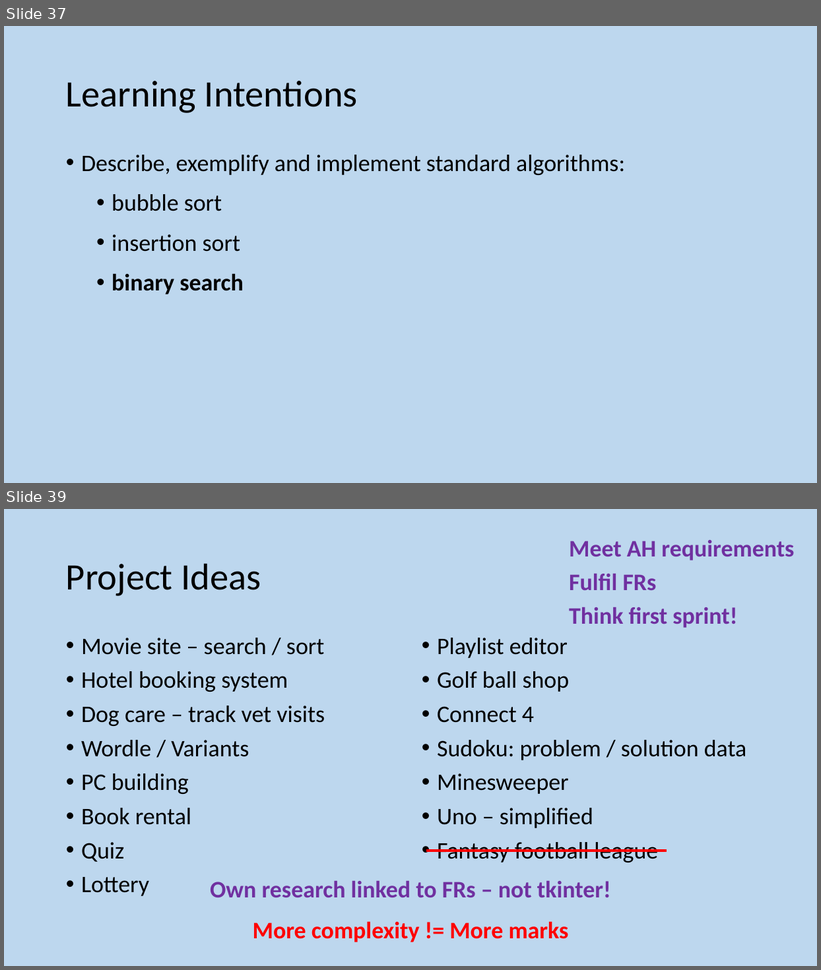
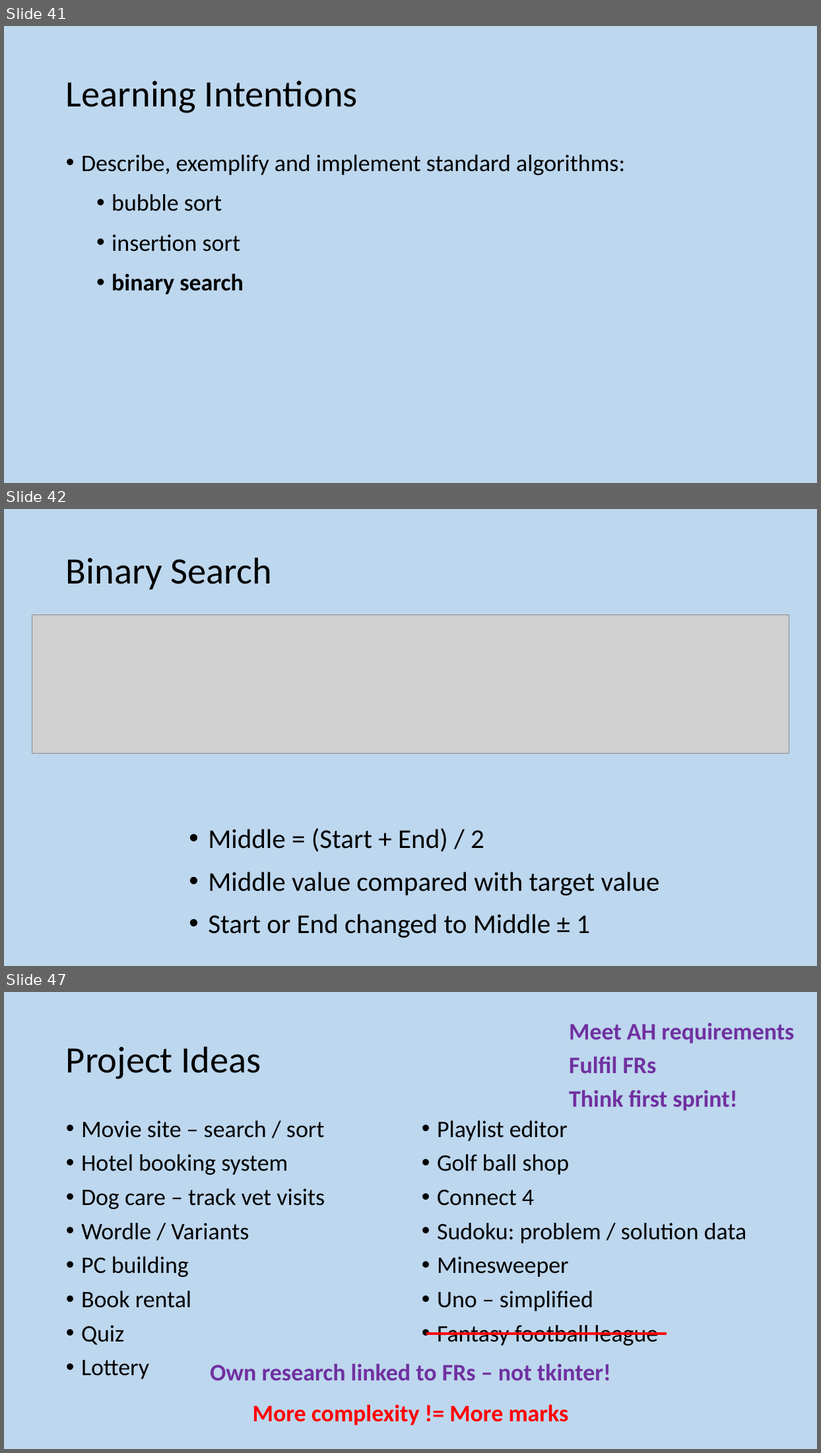
Before and after one commit to MrFriendCS/MrFriendCS.github.io, a slide deck: ah-cs/sdd/AH CS SDD Slides.pptx. Shown one above the other, each under a label of ours: slides 37 and 39 before the commit, slides 41, 42 and 47 after it; the slides between them are not shown. The pictures are 821x970 and 821x1453 pixels, drawn with LibreOffice and Linux fonts; fonts in the diff are those of the drawing; grey boxes stand for pictures. Boxes give left, top, right and bottom in pixels: in the first picture for what was removed or moved away, otherwise in the second. Text is boxed around its words. In the diff, an @@ line names an element or a change of style, - is before the commit and + after.

```diff
--- a/ah-cs/sdd/AH CS SDD Slides.pptx
+++ b/ah-cs/sdd/AH CS SDD Slides.pptx
@@ slide 42 added at [4,509,817,966], background #BDD7EE @@
@@ title added at [66,557,271,590], 44 pt, text #000000 @@
+Binary Search
@@ picture added at [32,615,789,754] @@
@@ text added at [208,828,660,938], 32 pt, text #000000 @@
+• Middle = (Start + End) / 2
+• Middle value compared with target value
+• Start or End changed to Middle ± 1
@@ what was slide 37 is now slide 41 @@
@@ what was slide 39 is now slide 47 @@
```
Also in this commit, not shown: 1 slide changed, 9 other slides added, 2 slides removed, 6 other files.
